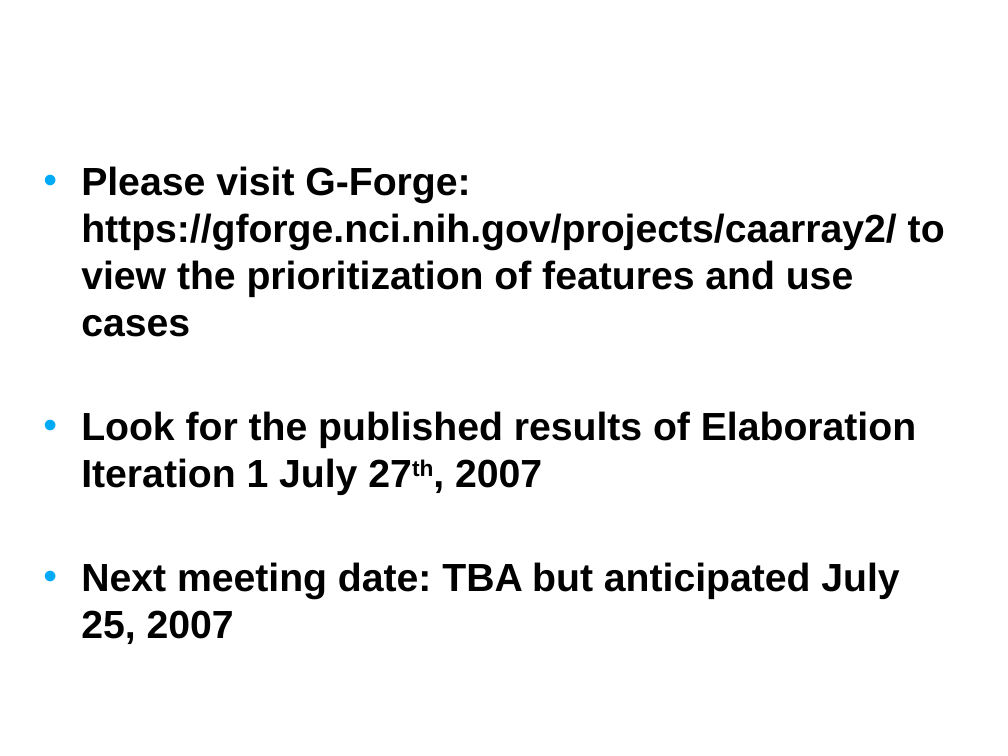
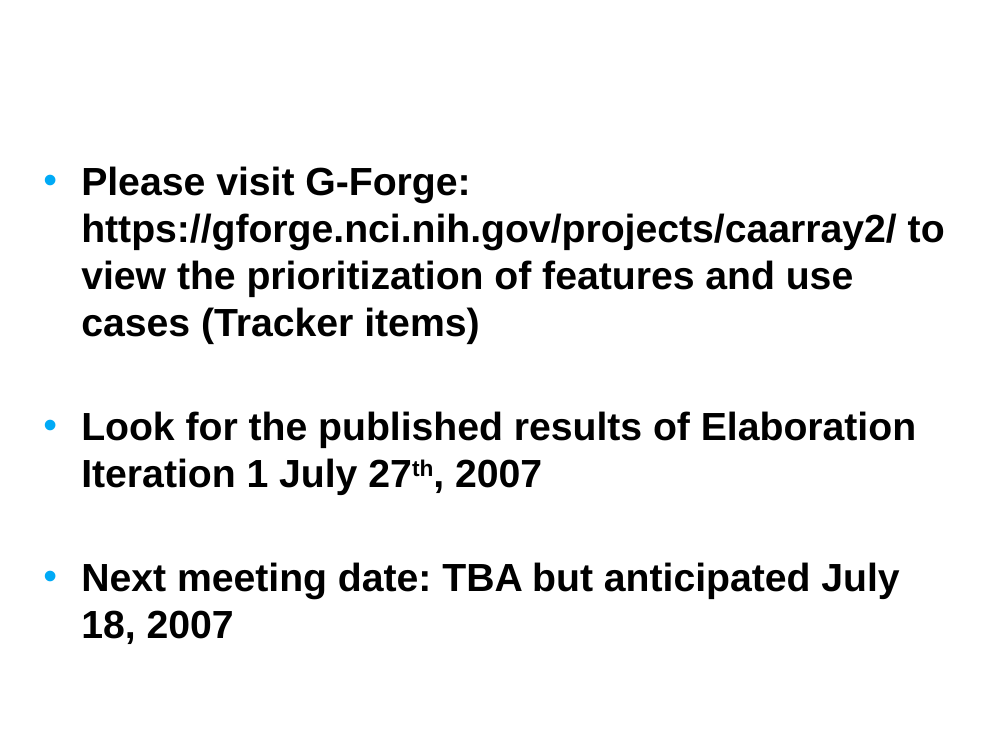
Before and after one commit to NCIP/caarray-docs, a slide deck: slide 15 of project_management/open_meetings/caArray User Community Meeting June 20.ppt. Drawn at 1008x756 pixels with LibreOffice and Linux fonts; fonts in the diff are those of the drawing; background and template pictures are left out. Boxes give left, top, right and bottom in pixels: in the first picture for what was removed or moved away, otherwise in the second. Text is boxed around its words. In the diff, an @@ line names an element or a change of style, - is before the commit and + after.

```diff
--- a/project_management/open_meetings/caArray User Community Meeting June 20.ppt
+++ b/project_management/open_meetings/caArray User Community Meeting June 20.ppt
@@ text at <box>81,166,945,344</box>: text changed @@
-• Please visit G-Forge: https://gforge.nci.nih.gov/projects/caarray2/ to view the prioritization of features and use cases
+• Please visit G-Forge: https://gforge.nci.nih.gov/projects/caarray2/ to view the prioritization of features and use cases (Tracker items)
@@ text at <box>81,562,899,644</box>: text changed @@
-• Next meeting date: TBA but anticipated July 25, 2007
+• Next meeting date: TBA but anticipated July 18, 2007
```
Also in this commit, not shown: 6 other slides changed.
